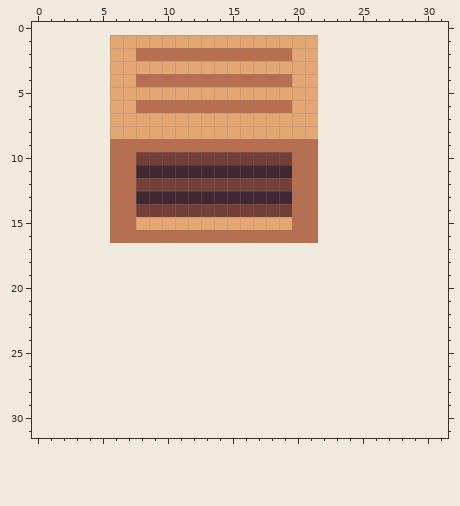
Edited in one commit: pixel-art sprite (images/crate.png). The picture above is the old version.
The file is 16x16 pixels. The old version is drawn lined up with the new one, on the new canvas.
After:
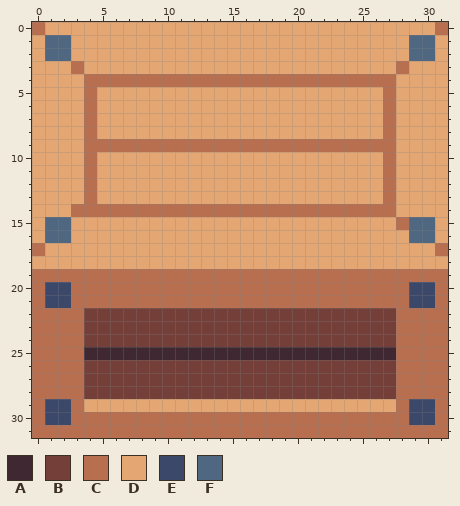
Palette (. is transparent): A #3f2832  B #743f39  C #b86f50  D #e4a672  E #3c486a  F #4f6781
The exact change:
canvas 16x16 -> 32x32, the old top-left corner now at 6,1
y 0: x 0..31 ................................ -> CDDDDDDDDDDDDDDDDDDDDDDDDDDDDDDC
y 1: x 0..5 ...... -> DFFDDD; x 22..31 .......... -> DDDDDDDFFD
y 2: x 0..5 ...... -> DFFDDD; x 8..19 CCCCCCCCCCCC -> DDDDDDDDDDDD; x 22..31 .......... -> DDDDDDDFFD
y 3: x 0..5 ...... -> DDDCDD; x 22..31 .......... -> DDDDDDCDDD
y 4: x 0..7 ......DD -> DDDDCCCC; x 20..31 DD.......... -> CCCCCCCCDDDD
y 5: x 0..5 ...... -> DDDDCD; x 22..31 .......... -> DDDDDCDDDD
y 6: x 0..5 ...... -> DDDDCD; x 8..19 CCCCCCCCCCCC -> DDDDDDDDDDDD; x 22..31 .......... -> DDDDDCDDDD
y 7..8: x 0..5 ...... -> DDDDCD; x 22..31 .......... -> DDDDDCDDDD
y 9: x 0..5 ...... -> DDDDCC; x 22..31 .......... -> CCCCCCDDDD
y 10: x 0..31 ......CCBBBBBBBBBBBBCC.......... -> DDDDCDDDDDDDDDDDDDDDDDDDDDDCDDDD
y 11: x 0..31 ......CCAAAAAAAAAAAACC.......... -> DDDDCDDDDDDDDDDDDDDDDDDDDDDCDDDD
y 12: x 0..31 ......CCBBBBBBBBBBBBCC.......... -> DDDDCDDDDDDDDDDDDDDDDDDDDDDCDDDD
y 13: x 0..31 ......CCAAAAAAAAAAAACC.......... -> DDDDCDDDDDDDDDDDDDDDDDDDDDDCDDDD
y 14: x 0..5 ...... -> DDDCCC; x 8..19 BBBBBBBBBBBB -> CCCCCCCCCCCC; x 22..31 .......... -> CCCCCCDDDD
y 15: x 0..7 ......CC -> DFFDDDDD; x 20..31 CC.......... -> DDDDDDDDCFFD
y 16: x 0..31 ......CCCCCCCCCCCCCCCC.......... -> DFFDDDDDDDDDDDDDDDDDDDDDDDDDDFFD
y 17: x 0..31 ................................ -> CDDDDDDDDDDDDDDDDDDDDDDDDDDDDDDC
y 18: x 0..31 ................................ -> DDDDDDDDDDDDDDDDDDDDDDDDDDDDDDDD
y 19: x 0..31 ................................ -> CCCCCCCCCCCCCCCCCCCCCCCCCCCCCCCC
y 20..21: x 0..31 ................................ -> CEECCCCCCCCCCCCCCCCCCCCCCCCCCEEC
y 22..24: x 0..31 ................................ -> CCCCBBBBBBBBBBBBBBBBBBBBBBBBCCCC
y 25: x 0..31 ................................ -> CCCCAAAAAAAAAAAAAAAAAAAAAAAACCCC
y 26..28: x 0..31 ................................ -> CCCCBBBBBBBBBBBBBBBBBBBBBBBBCCCC
y 29: x 0..31 ................................ -> CEECDDDDDDDDDDDDDDDDDDDDDDDDCEEC
y 30: x 0..31 ................................ -> CEECCCCCCCCCCCCCCCCCCCCCCCCCCEEC
y 31: x 0..31 ................................ -> CCCCCCCCCCCCCCCCCCCCCCCCCCCCCCCC
